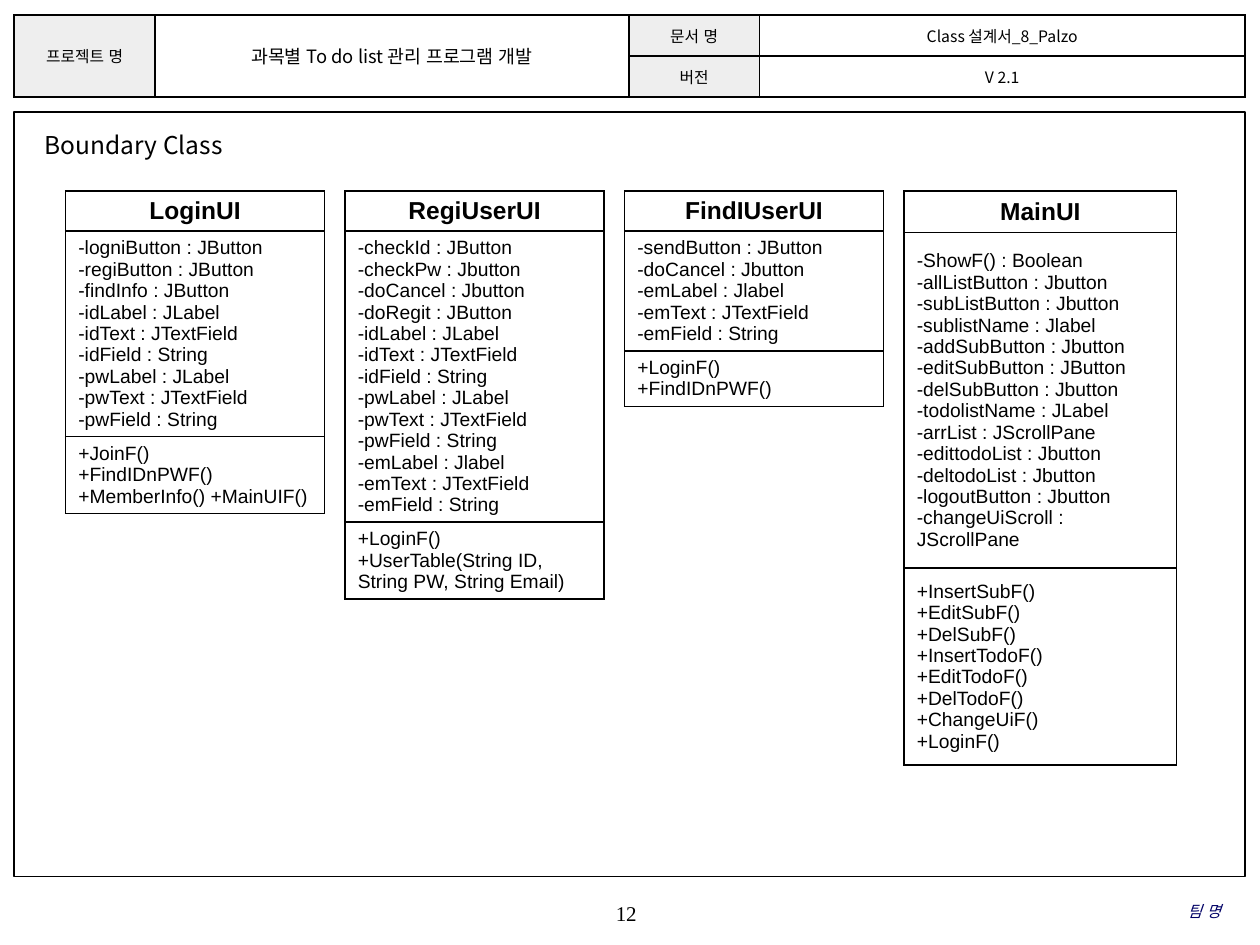
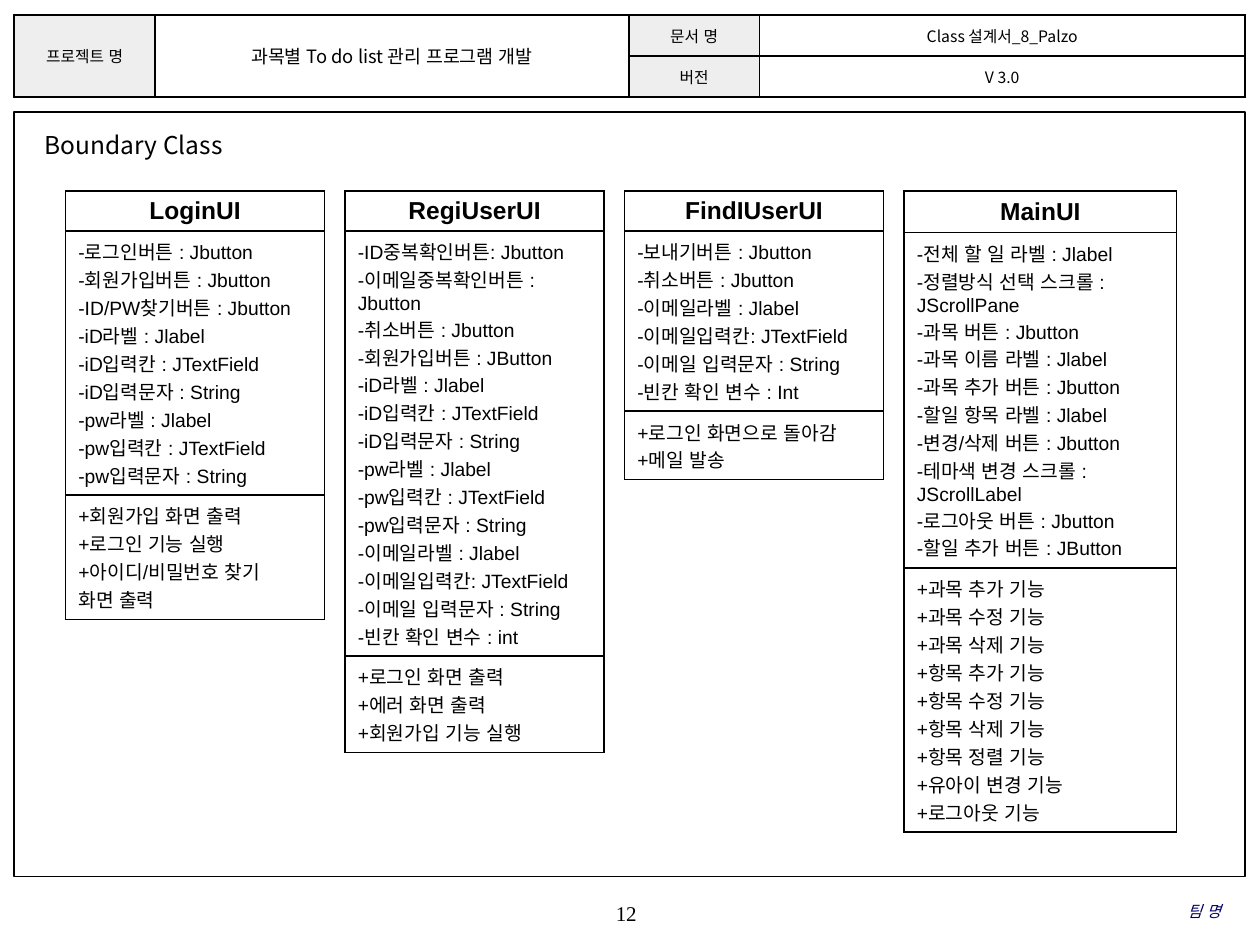
Before and after one commit to SMU-SE-Admin/18-1_8_PALZO_Doc, a slide deck: slide 12 of 03 설계/Class 설계서_8_Palzo.pptx. Drawn at 1260x945 pixels with LibreOffice and Linux fonts; fonts in the diff are those of the drawing; background and template pictures are left out. Boxes give left, top, right and bottom in pixels: in the first picture for what was removed or moved away, otherwise in the second. Text is boxed around its words. In the diff, an @@ line names an element or a change of style, - is before the commit and + after.

Commit message:
#1101 Class 설계서 작성
클래스 속성 및 메소드 한글화, 수정
에러 UI 클래스 추가

```diff
--- a/03 설계/Class 설계서_8_Palzo.pptx
+++ b/03 설계/Class 설계서_8_Palzo.pptx
@@ table at (14,15,1245,97) @@
-row 2, column 4: V 2.1
+row 2, column 4: V 3.0
@@ table at (66,190,324,613) @@
-row 2, column 1: -logniButton : JButton / -regiButton : JButton / -findInfo : JButton / -idLabel : JLabel / -idText : JTextField / -idField : String / -pwLabel : JLabel / -pwText : JTextField / -pwField : String
+row 2, column 1: -로그인버튼 : Jbutton / -회원가입버튼 : Jbutton / -ID/PW찾기버튼 : Jbutton / -iD라벨 : Jlabel / -iD입력칸 : JTextField / -iD입력문자 : String / -pw라벨 : Jlabel / -pw입력칸 : JTextField / -pw입력문자 : String
-row 3, column 1: +JoinF() / +FindIDnPWF() / +MemberInfo() +MainUIF()
+row 3, column 1: +회원가입 화면 출력 / +로그인 기능 실행 / +아이디/비밀번호 찾기 / 화면 출력
@@ table at (345,190,604,746) @@
-row 2, column 1: -checkId : JButton / -checkPw : Jbutton / -doCancel : Jbutton / -doRegit : JButton / -idLabel : JLabel / -idText : JTextField / -idField : String / -pwLabel : JLabel / -pwText : JTextField / -pwField : String / -emLabel : Jlabel / -emText : JTextField / -emField : String
+row 2, column 1: -ID중복확인버튼: Jbutton / -이메일중복확인버튼 : Jbutton / -취소버튼 : Jbutton / -회원가입버튼 : JButton / -iD라벨 : Jlabel / -iD입력칸 : JTextField / -iD입력문자 : String / -pw라벨 : Jlabel / -pw입력칸 : JTextField / -pw입력문자 : String / -이메일라벨 : Jlabel / -이메일입력칸: JTextField / -이메일 입력문자 : String / -빈칸 확인 변수 : int
-row 3, column 1: +LoginF() / +UserTable(String ID, String PW, String Email)
+row 3, column 1: +로그인 화면 출력 / +에러 화면 출력 / +회원가입 기능 실행
@@ table at (625,190,883,473) @@
-row 2, column 1: -sendButton : JButton / -doCancel : Jbutton / -emLabel : Jlabel / -emText : JTextField / -emField : String
+row 2, column 1: -보내기버튼 : Jbutton / -취소버튼 : Jbutton / -이메일라벨 : Jlabel / -이메일입력칸: JTextField / -이메일 입력문자 : String / -빈칸 확인 변수 : Int
-row 3, column 1: +LoginF() / +FindIDnPWF()
+row 3, column 1: +로그인 화면으로 돌아감 / +메일 발송
@@ table at (905,190,1177,826) @@
-row 2, column 1: -ShowF() : Boolean / -allListButton : Jbutton / -subListButton : Jbutton / -sublistName : Jlabel / -addSubButton : Jbutton / -editSubButton : JButton / -delSubButton : Jbutton / -todolistName : JLabel / -arrList : JScrollPane / -edittodoList : Jbutton / -deltodoList : Jbutton / -logoutButton : Jbutton / -changeUiScroll : JScrollPane
+row 2, column 1: -전체 할 일 라벨 : Jlabel / -정렬방식 선택 스크롤 : JScrollPane / -과목 버튼 : Jbutton / -과목 이름 라벨 : Jlabel / -과목 추가 버튼 : Jbutton / -할일 항목 라벨 : Jlabel / -변경/삭제 버튼 : Jbutton / -테마색 변경 스크롤 : JScrollLabel / -로그아웃 버튼 : Jbutton / -할일 추가 버튼 : JButton
-row 3, column 1: +InsertSubF() / +EditSubF() / +DelSubF() / +InsertTodoF() / +EditTodoF() / +DelTodoF() / +ChangeUiF() / +LoginF()
+row 3, column 1: +과목 추가 기능 / +과목 수정 기능 / +과목 삭제 기능 / +항목 추가 기능 / +항목 수정 기능 / +항목 삭제 기능 / +항목 정렬 기능 / +유아이 변경 기능 / +로그아웃 기능
```
Also in this commit, not shown: 10 other slides changed, 2 slides added, 2 slides removed.
